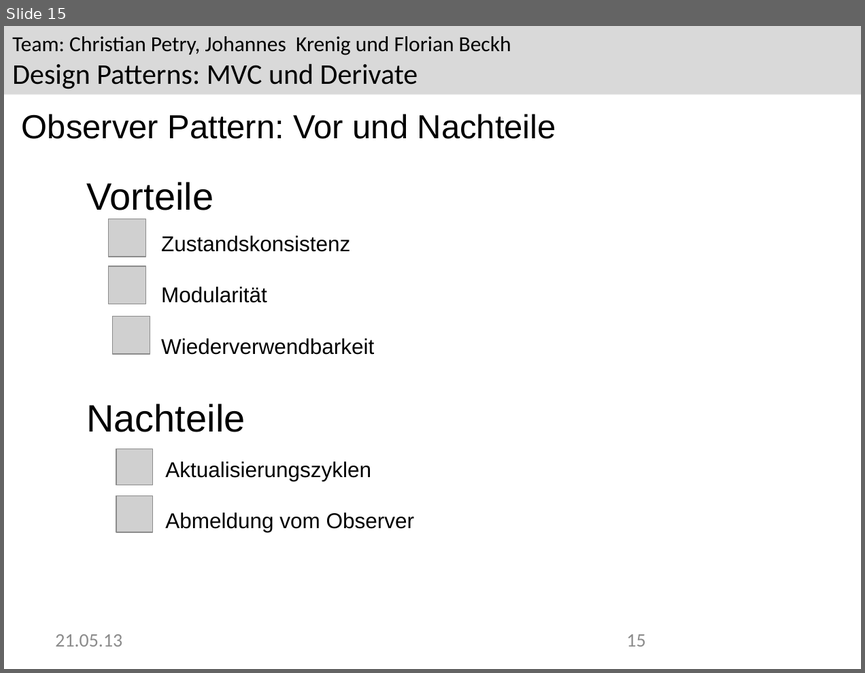
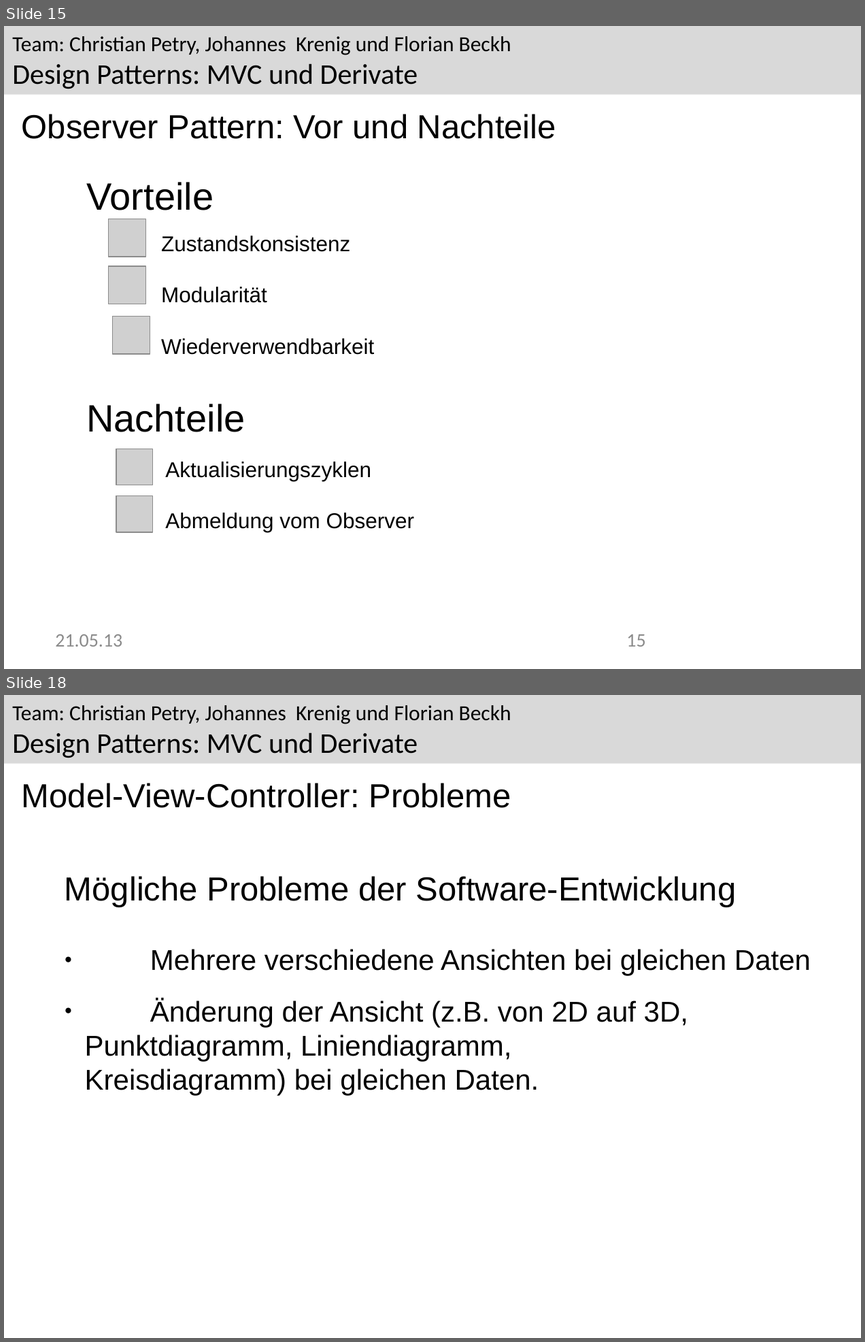
Before and after one commit to Greever/Design-Pattern-MVC, a slide deck: Dokumentation/Praesentation/Observer.odp. Shown one above the other, each under a label of ours: slide 15 before the commit, slides 15 and 18 after it; the slides between them are not shown. The pictures are 865x673 and 865x1342 pixels, drawn with LibreOffice and Linux fonts; fonts in the diff are those of the drawing; grey boxes stand for pictures; background and template pictures are left out. Boxes give left, top, right and bottom in pixels: in the first picture for what was removed or moved away, otherwise in the second. Text is boxed around its words. In the diff, an @@ line names an element or a change of style, - is before the commit and + after.

```diff
--- a/Dokumentation/Praesentation/Observer.odp
+++ b/Dokumentation/Praesentation/Observer.odp
@@ slide 18 added at box(4, 695, 861, 1338), background #FFFFFF; not listed: 1 template element that a slide beside it also shows @@
@@ text added at box(22, 783, 511, 808), 28 pt, text #000000 @@
+Model-View-Controller: Probleme
@@ text added at box(65, 876, 810, 1096), 24 pt, text #000000 @@
+Mögliche Probleme der Software-Entwicklung
+● Mehrere verschiedene Ansichten bei gleichen Daten
+● Änderung der Ansicht (z.B. von 2D auf 3D, Punktdiagramm, Liniendiagramm, Kreisdiagramm) bei gleichen Daten.
```
Also in this commit, not shown: 1 slide changed, 11 other slides added, 7 other files.
